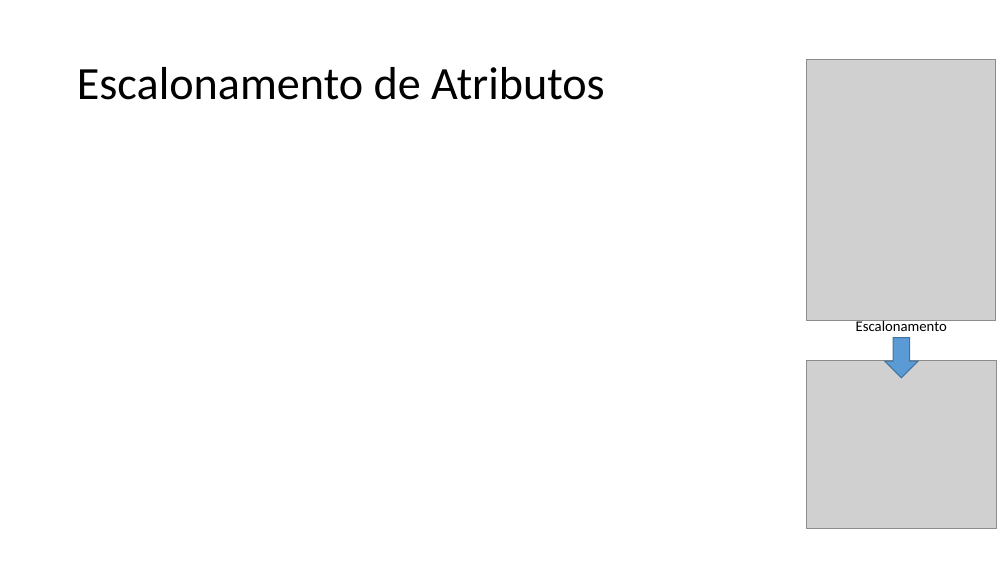
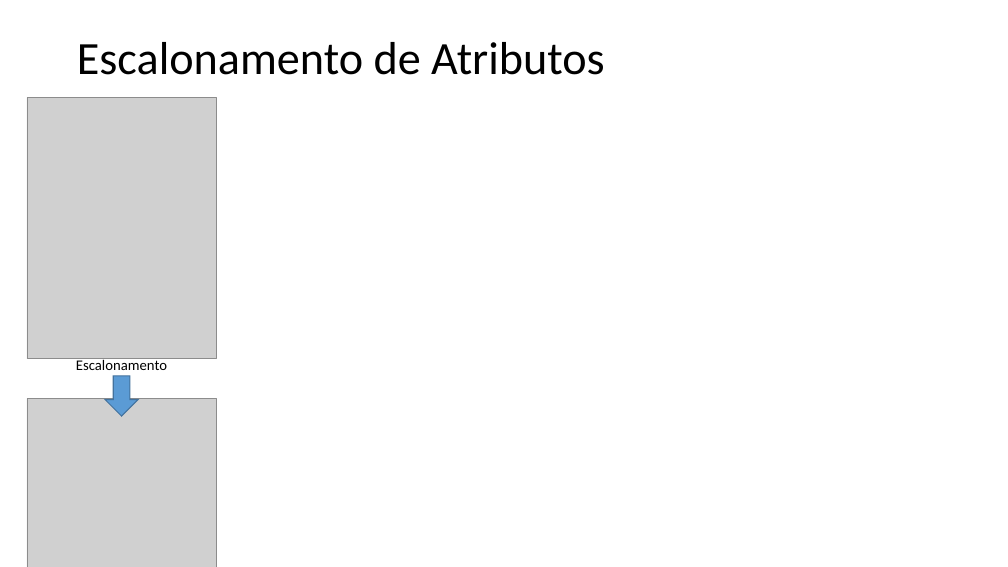
Before and after one commit to zz4fap/t319_aprendizado_de_maquina, a slide deck: slide 7 of slides/T319_Regressão_Linear (Escalonamento de Atributos).pptx. Drawn at 1008x567 pixels with LibreOffice and Linux fonts; fonts in the diff are those of the drawing; grey boxes stand for pictures. Boxes give left, top, right and bottom in pixels: in the first picture for what was removed or moved away, otherwise in the second. Text is boxed around its words. In the diff, an @@ line names an element or a change of style, - is before the commit and + after.

```diff
--- a/slides/T319_Regressão_Linear (Escalonamento de Atributos).pptx
+++ b/slides/T319_Regressão_Linear (Escalonamento de Atributos).pptx
@@ title "Escalonamento de Atributos": place and size @@
-title "Escalonamento de Atributos" at bbox=[77, 67, 605, 100]
+title "Escalonamento de Atributos" at bbox=[77, 42, 605, 75]
@@ 2 pictures, 1 text, 1 down arrow: place and size @@
-2 pictures, 1 text, 1 down arrow at bbox=[807, 59, 997, 529]
+2 pictures, 1 text, 1 down arrow at bbox=[27, 98, 217, 567]
```
Also in this commit, not shown: 2 other slides changed, 6 other files.
